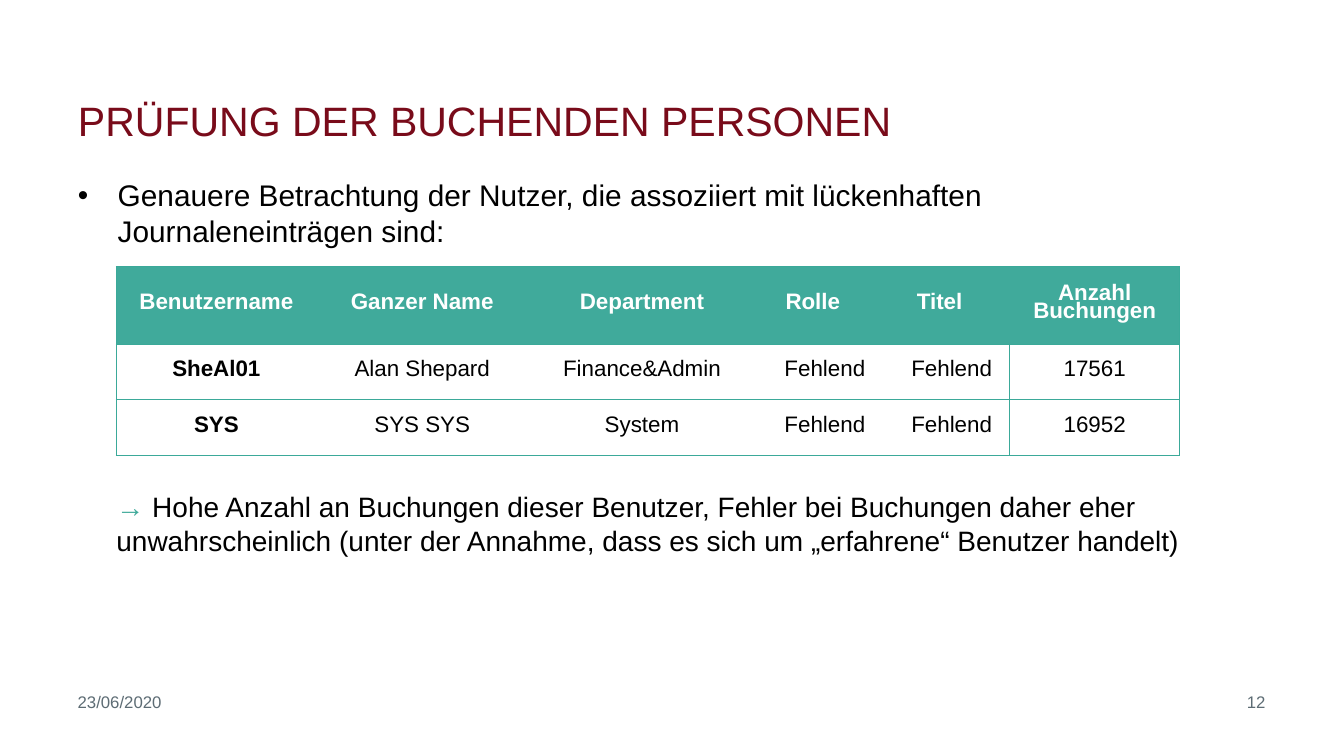
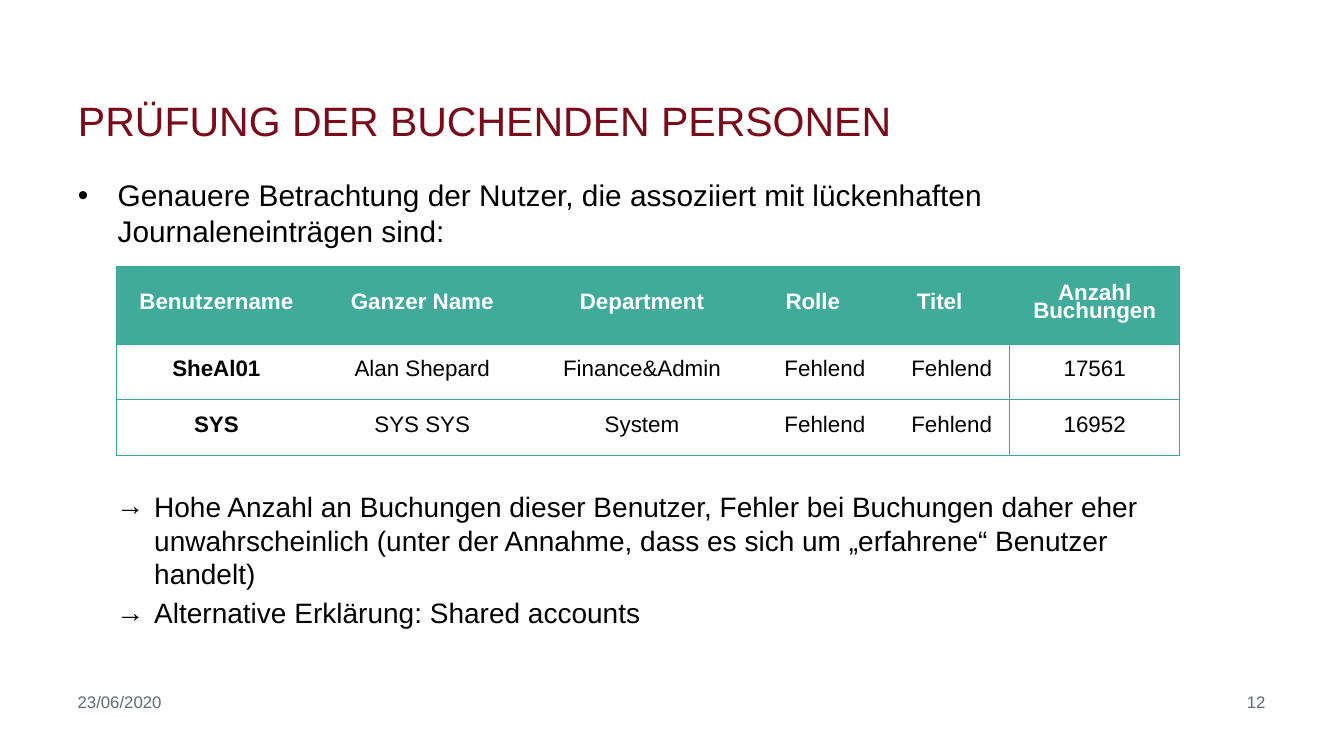
Before and after one commit to biegt/auditing_case_study, a slide deck: slide 12 of 04_output/Präsentation_Case_Study_1_Bieg_Krug.pptx. Drawn at 1344x756 pixels with LibreOffice and Linux fonts; fonts in the diff are those of the drawing; background and template pictures are left out. Boxes give left, top, right and bottom in pixels: in the first picture for what was removed or moved away, otherwise in the second. Text is boxed around its words. In the diff, an @@ line names an element or a change of style, - is before the commit and + after.

```diff
--- a/04_output/Präsentation_Case_Study_1_Bieg_Krug.pptx
+++ b/04_output/Präsentation_Case_Study_1_Bieg_Krug.pptx
@@ text at (x1=154, y1=496, x2=1137, y2=629): text changed @@
-→ Hohe Anzahl an Buchungen dieser Benutzer, Fehler bei Buchungen daher eher unwahrscheinlich (unter der Annahme, dass es sich um „erfahrene“ Benutzer handelt)
+→ Hohe Anzahl an Buchungen dieser Benutzer, Fehler bei Buchungen daher eher unwahrscheinlich (unter der Annahme, dass es sich um „erfahrene“ Benutzer handelt)
+→ Alternative Erklärung: Shared accounts
```
Also in this commit, not shown: 6 other slides changed, 1 slide added.
